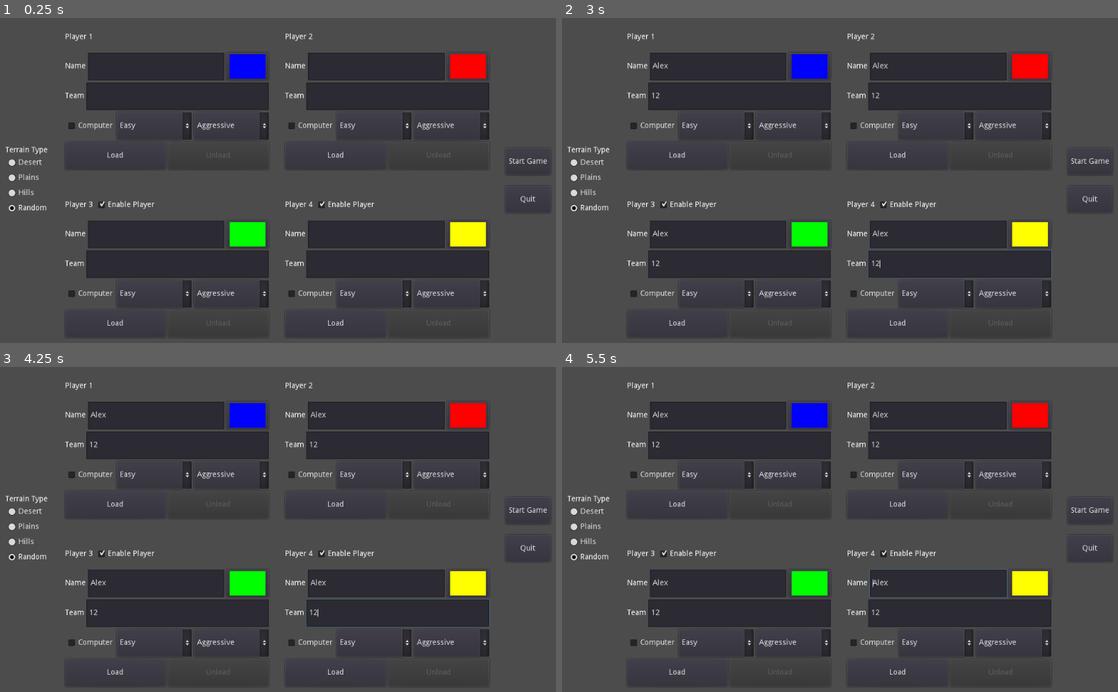
Above: before the commit, frames 1-4 (two rows, left to right).
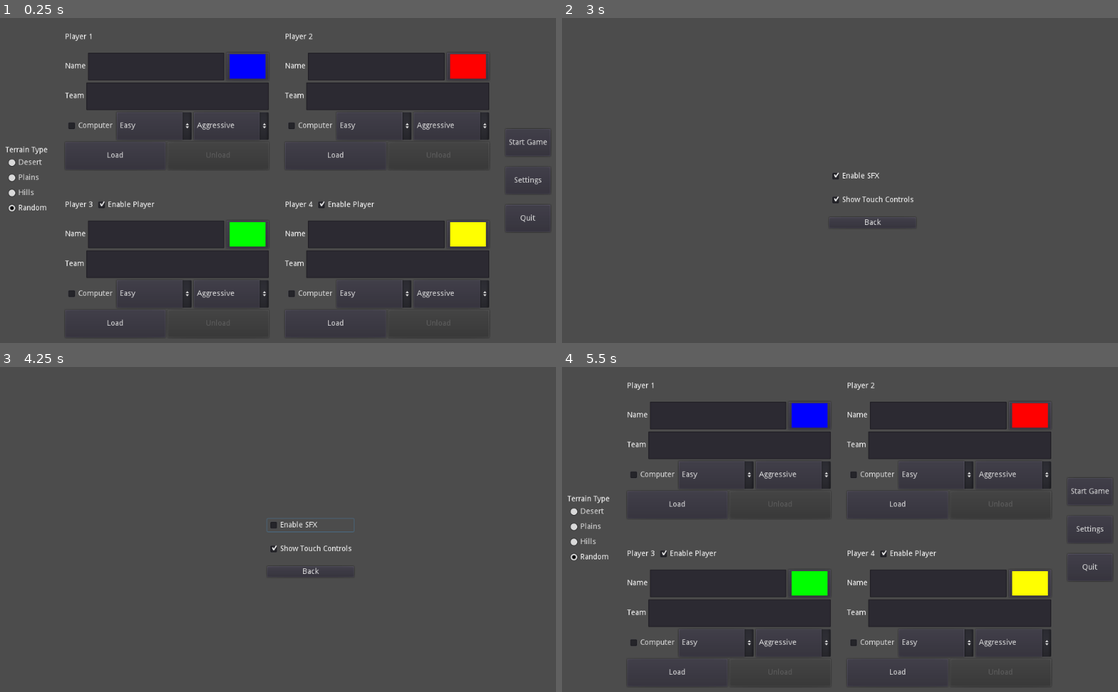
Above: after the commit, the same moments.

Repository: Arc676/Tanks-Godot
Game: Godot game, scene res://Scenes/Screens/Main Menu.tscn
Same seed, same stepped clock (60 frames per second), same inputs: the game is played once before the commit and once after it.
Inputs (mouse positions are in pixels of both pictures, inside the frame that each line leads up to):
- Up to frame 1 (0.25 s): no input
- Up to frame 2 (3 s): click (717, 66) at 0.52 s; type "Alex" at 0.6 s; click (739, 96) at 0.75 s; type "12" at 0.83 s; click (717, 235) at 0.98 s; type "Alex" at 1.07 s; click (739, 265) at 1.27 s; type "12" at 1.35 s; click (940, 66) at 1.5 s; type "Alex" at 1.58 s; click (962, 96) at 1.73 s; type "12" at 1.82 s; click (940, 235) at 2.02 s; type "Alex" at 2.1 s; click (962, 265) at 2.25 s; type "12" at 2.33 s; click (1090, 180) at 2.75 s, where only the run after the commit has a clickable "Settings"
- Up to frame 3 (4.25 s): click (311, 526) at 3.5 s, where only the run after the commit has a clickable "Enable SFX"
- Up to frame 4 (5.5 s): click (873, 549) at 4.25 s, where only the run after the commit has a clickable "Show Touch Controls"; click (873, 571) at 5 s, where only the run after the commit has a clickable "Back"

The runs differ from the first frame. In frame 1, 0.2% of the frame differs, in the area x 91-99%, y 37-63%; in frame 2, 24%; in frame 3, 24%, in the area x 1-99%, y 4-95%; in frame 4, 0.5%.

Commit message:
Add settings screen
Can now disable touch UI
SFX setting now persistent

Diff:
--- a/Scenes/Screens/Main Menu.tscn
+++ b/Scenes/Screens/Main Menu.tscn
@@ -69,7 +69,7 @@
 
 [node name="P13" type="VBoxContainer" parent="UI"]
 margin_left = 110.0
-margin_right = 506.0
+margin_right = 485.0
 margin_bottom = 580.0
 size_flags_horizontal = 3
 custom_constants/separation = 40
@@ -78,19 +78,19 @@
 [node name="Player 1" parent="UI/P13" instance=ExtResource( 1 )]
 anchor_right = 0.0
 anchor_bottom = 0.0
-margin_right = 396.0
+margin_right = 375.0
 margin_bottom = 270.0
 
 [node name="Player 3" parent="UI/P13" instance=ExtResource( 1 )]
 anchor_right = 0.0
 anchor_bottom = 0.0
 margin_top = 310.0
-margin_right = 396.0
+margin_right = 375.0
 margin_bottom = 580.0
 
 [node name="P24" type="VBoxContainer" parent="UI"]
-margin_left = 536.0
-margin_right = 932.0
+margin_left = 515.0
+margin_right = 891.0
 margin_bottom = 580.0
 size_flags_horizontal = 3
 custom_constants/separation = 40
@@ -99,19 +99,19 @@
 [node name="Player 2" parent="UI/P24" instance=ExtResource( 1 )]
 anchor_right = 0.0
 anchor_bottom = 0.0
-margin_right = 396.0
+margin_right = 376.0
 margin_bottom = 270.0
 
 [node name="Player 4" parent="UI/P24" instance=ExtResource( 1 )]
 anchor_right = 0.0
 anchor_bottom = 0.0
 margin_top = 310.0
-margin_right = 396.0
+margin_right = 376.0
 margin_bottom = 580.0
 
 [node name="VBoxContainer" type="VBoxContainer" parent="UI"]
-margin_left = 962.0
-margin_right = 1045.0
+margin_left = 921.0
+margin_right = 1004.0
 margin_bottom = 580.0
 size_flags_horizontal = 0
 custom_constants/separation = 20
@@ -121,17 +121,25 @@
 }
 
 [node name="Start" type="Button" parent="UI/VBoxContainer"]
-margin_top = 230.0
+margin_top = 195.0
 margin_right = 83.0
-margin_bottom = 280.0
+margin_bottom = 245.0
 rect_min_size = Vector2( 0, 50 )
 text = "Start Game"
 
+[node name="Settings" type="Button" parent="UI/VBoxContainer"]
+margin_top = 265.0
+margin_right = 83.0
+margin_bottom = 315.0
+rect_min_size = Vector2( 0, 50 )
+text = "Settings"
+
 [node name="Quit" type="Button" parent="UI/VBoxContainer"]
-margin_top = 300.0
+margin_top = 335.0
 margin_right = 83.0
-margin_bottom = 350.0
+margin_bottom = 385.0
 rect_min_size = Vector2( 0, 50 )
 text = "Quit"
 [connection signal="pressed" from="UI/VBoxContainer/Start" to="." method="startGame"]
+[connection signal="pressed" from="UI/VBoxContainer/Settings" to="." method="goToSettings"]
 [connection signal="pressed" from="UI/VBoxContainer/Quit" to="." method="quitGame"]
--- /dev/null
+++ b/Scenes/Screens/Settings.tscn
@@ -0,0 +1,47 @@
+[gd_scene load_steps=2 format=2]
+
+[ext_resource path="res://Scripts/Screens/Settings.gd" type="Script" id=1]
+
+[node name="Control" type="Control"]
+anchor_right = 1.0
+anchor_bottom = 1.0
+script = ExtResource( 1 )
+__meta__ = {
+"_edit_use_anchors_": false
+}
+
+[node name="VBoxContainer" type="VBoxContainer" parent="."]
+anchor_left = 0.5
+anchor_top = 0.5
+anchor_right = 0.5
+anchor_bottom = 0.5
+margin_left = -20.0
+margin_top = -20.0
+margin_right = 20.0
+margin_bottom = 20.0
+size_flags_horizontal = 3
+size_flags_vertical = 3
+custom_constants/separation = 20
+__meta__ = {
+"_edit_use_anchors_": false
+}
+
+[node name="Enable SFX" type="CheckBox" parent="VBoxContainer"]
+margin_right = 160.0
+margin_bottom = 24.0
+text = "Enable SFX"
+
+[node name="Enable Touch UI" type="CheckBox" parent="VBoxContainer"]
+margin_top = 44.0
+margin_right = 160.0
+margin_bottom = 68.0
+text = "Show Touch Controls"
+
+[node name="Back to Main" type="Button" parent="VBoxContainer"]
+margin_top = 88.0
+margin_right = 160.0
+margin_bottom = 108.0
+text = "Back"
+[connection signal="toggled" from="VBoxContainer/Enable SFX" to="." method="setSFX"]
+[connection signal="toggled" from="VBoxContainer/Enable Touch UI" to="." method="setTouchUI"]
+[connection signal="pressed" from="VBoxContainer/Back to Main" to="." method="returnToMain"]
--- a/Scripts/Screens/Game.gd
+++ b/Scripts/Screens/Game.gd
@@ -61,6 +61,10 @@
 	players = []
 	drawDeclared = false
 
+	$"Touch Controls".visible = Globals.gameSettings.touchUI
+	$ColorRect/HUD/Controls/SFX.pressed = Globals.gameSettings.sfx
+	toggleSFX(Globals.gameSettings.sfx)
+
 	var touchNextWeapon = $"Touch Controls/UI Left/Weapons/NextWeapon"
 	var touchPrevWeapon = $"Touch Controls/UI Left/Weapons/PrevWeapon"
 
@@ -106,6 +110,8 @@
 
 func toggleSFX(pressed):
 	AudioServer.set_bus_mute(1, !pressed)
+	Globals.gameSettings.sfx = pressed
+	Globals.saveSettings()
 
 func drawGame():
 	players[activePlayer].endTurn()
--- a/Scripts/Screens/Main Menu.gd
+++ b/Scripts/Screens/Main Menu.gd
@@ -57,3 +57,6 @@
 
 func quitGame():
 	tree.quit()
+
+func goToSettings():
+	tree.change_scene("res://Scenes/Screens/Settings.tscn")
--- /dev/null
+++ b/Scripts/Screens/Settings.gd
@@ -0,0 +1,34 @@
+# Copyright (C) 2021 Arc676/Alessandro Vinciguerra <alesvinciguerra@gmail.com>
+
+# This program is free software: you can redistribute it and/or modify
+# it under the terms of the GNU General Public License as published by
+# the Free Software Foundation (version 3)
+
+# This program is distributed in the hope that it will be useful,
+# but WITHOUT ANY WARRANTY; without even the implied warranty of
+# MERCHANTABILITY or FITNESS FOR A PARTICULAR PURPOSE.  See the
+# GNU General Public License for more details.
+
+# You should have received a copy of the GNU General Public License
+# along with this program.  If not, see <http://www.gnu.org/licenses/>.
+
+extends Control
+
+onready var tree = get_tree()
+
+onready var enableSFX = $"VBoxContainer/Enable SFX"
+onready var enableTouchUI = $"VBoxContainer/Enable Touch UI"
+
+func _ready():
+	enableSFX.pressed = Globals.gameSettings.sfx
+	enableTouchUI.pressed = Globals.gameSettings.touchUI
+
+func returnToMain():
+	Globals.saveSettings()
+	tree.change_scene("res://Scenes/Screens/Main Menu.tscn")
+
+func setSFX(pressed):
+	Globals.gameSettings.sfx = pressed
+
+func setTouchUI(pressed):
+	Globals.gameSettings.touchUI = pressed
--- a/Scripts/Singletons/Globals.gd
+++ b/Scripts/Singletons/Globals.gd
@@ -15,6 +15,11 @@
 extends Node
 
 const GRAVITY = 981
+
+var gameSettings = {
+	"sfx" : true,
+	"touchUI" : true
+}
 
 var SCR_WIDTH
 var SCR_HEIGHT
@@ -37,3 +42,23 @@
 			)
 		SCR_WIDTH = get_viewport().size.x
 		SCR_HEIGHT = get_viewport().size.y
+
+		# Load settings
+		var file = File.new()
+		if file.file_exists("user://settings/settings.json"):
+			file.open("user://settings/settings.json", File.READ)
+			gameSettings = parse_json(file.get_line())
+			file.close()
+		else:
+			saveSettings()
+
+func saveSettings():
+	var dir = Directory.new()
+	if !dir.dir_exists("user://settings/"):
+		if dir.make_dir_recursive("user://settings/") != OK:
+			return false
+	var file = File.new()
+	file.open("user://settings/settings.json", File.WRITE)
+	file.store_line(to_json(gameSettings))
+	file.close()
+	return true
